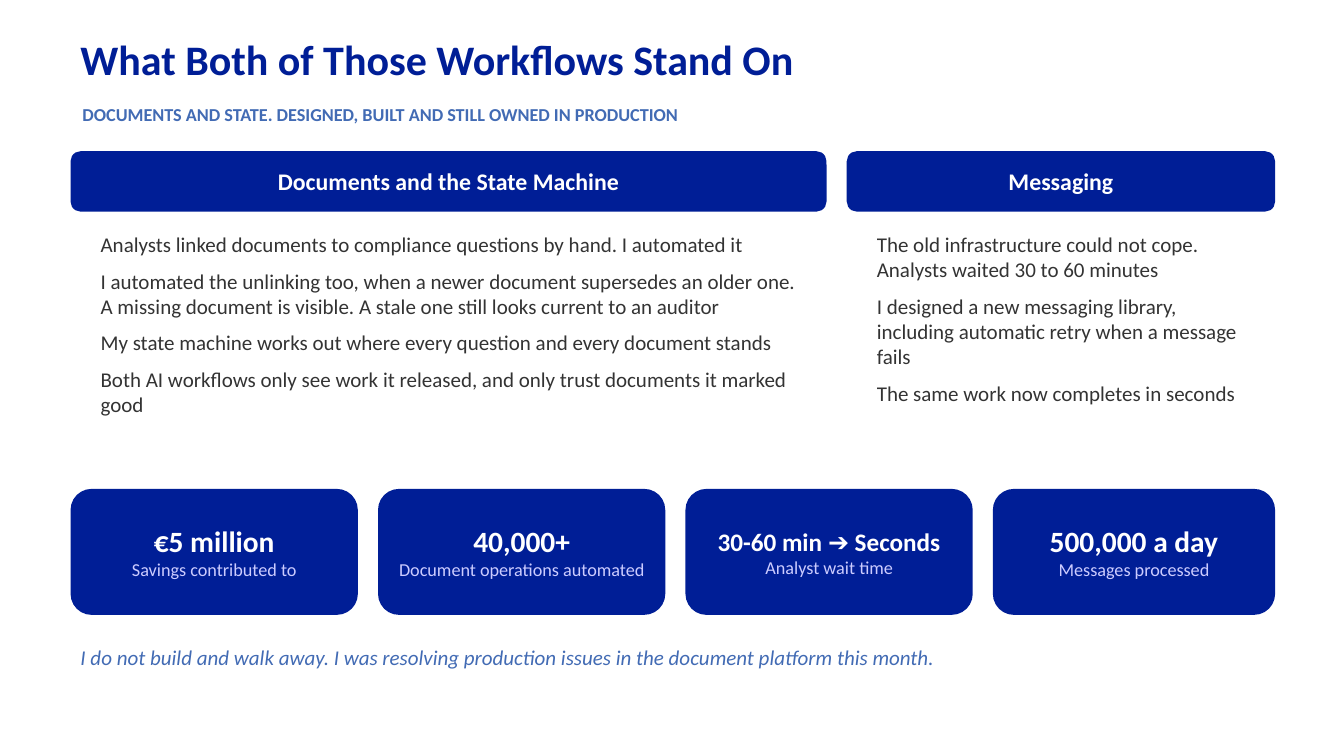
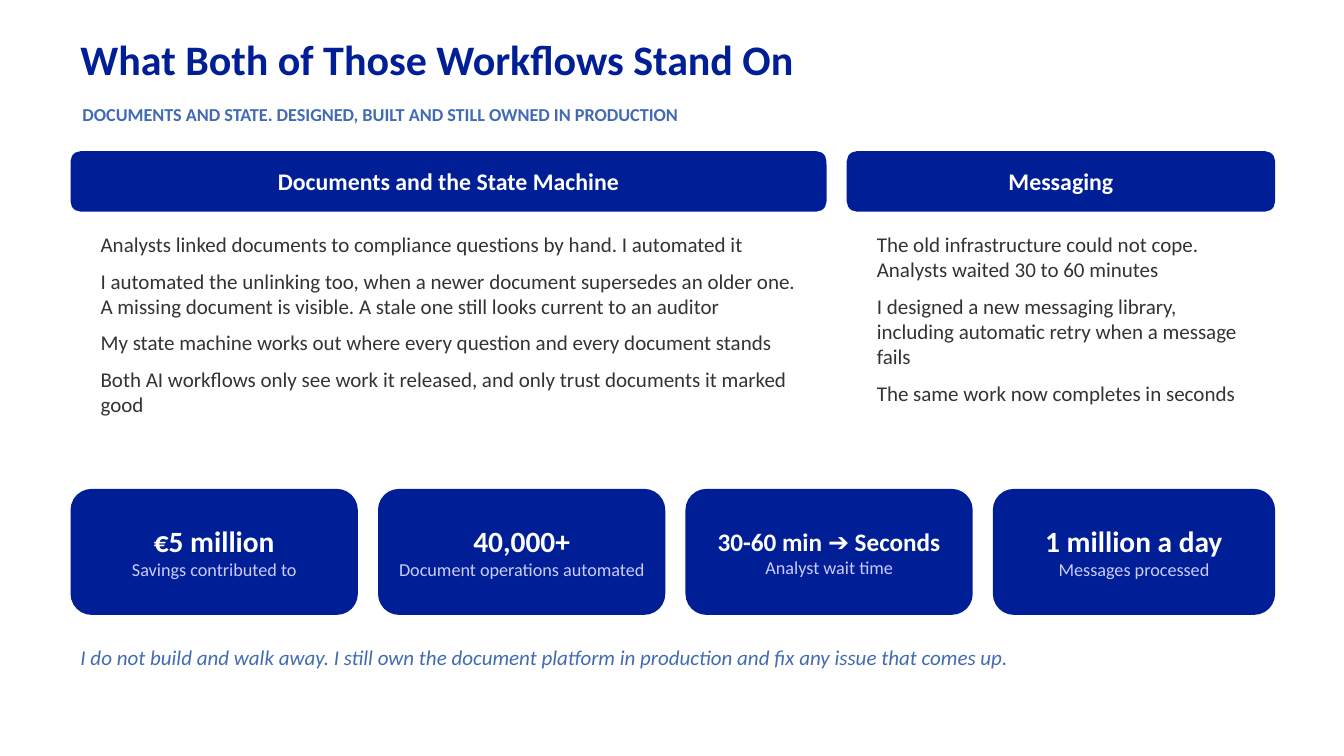
Before and after one commit to Eainde/promo, a slide deck: slide 6 of second_round/promotion_presentation_second_round.pptx. Drawn at 1344x756 pixels with LibreOffice and Linux fonts; fonts in the diff are those of the drawing. Boxes give left, top, right and bottom in pixels: in the first picture for what was removed or moved away, otherwise in the second. Text is boxed around its words. In the diff, an @@ line names an element or a change of style, - is before the commit and + after.

```diff
--- a/second_round/promotion_presentation_second_round.pptx
+++ b/second_round/promotion_presentation_second_round.pptx
@@ text in rounded rectangle at <box>1045,531,1223,557</box>: text changed @@
-500,000 a day
+1 million a day
@@ text at <box>80,650,1007,669</box>: text changed @@
-I do not build and walk away. I was resolving production issues in the document platform this month.
+I do not build and walk away. I still own the document platform in production and fix any issue that comes up.
```
Also in this commit, not shown: 3 other slides changed, 13 other files.
